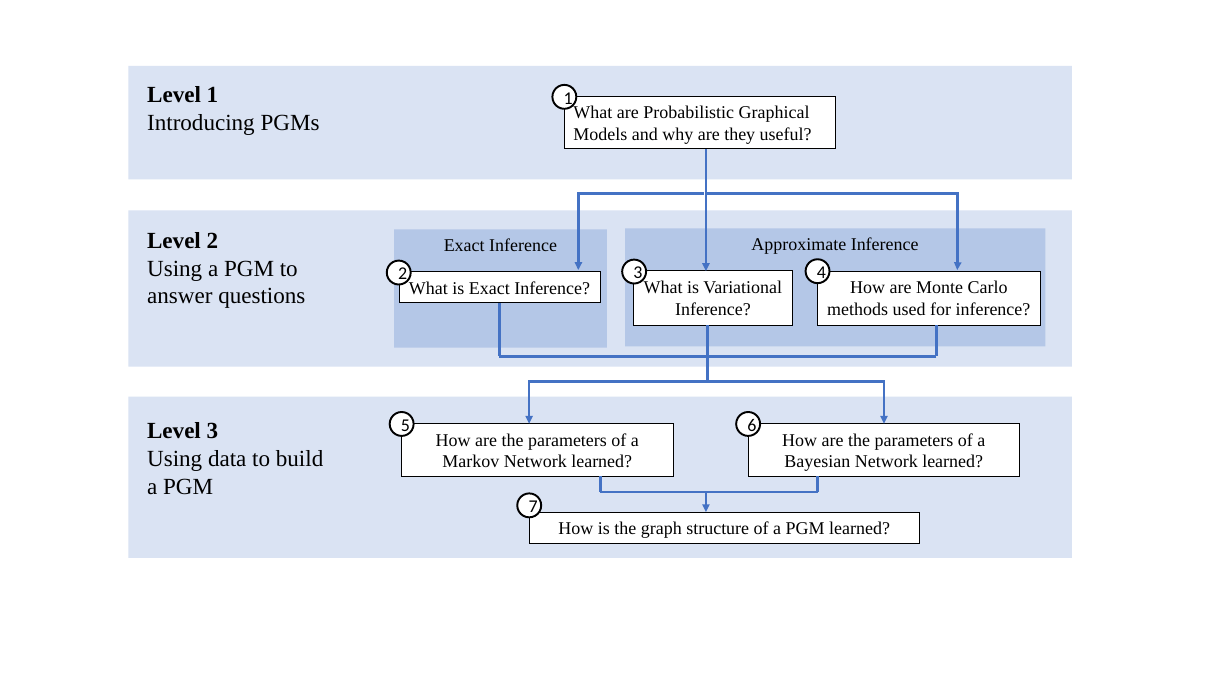
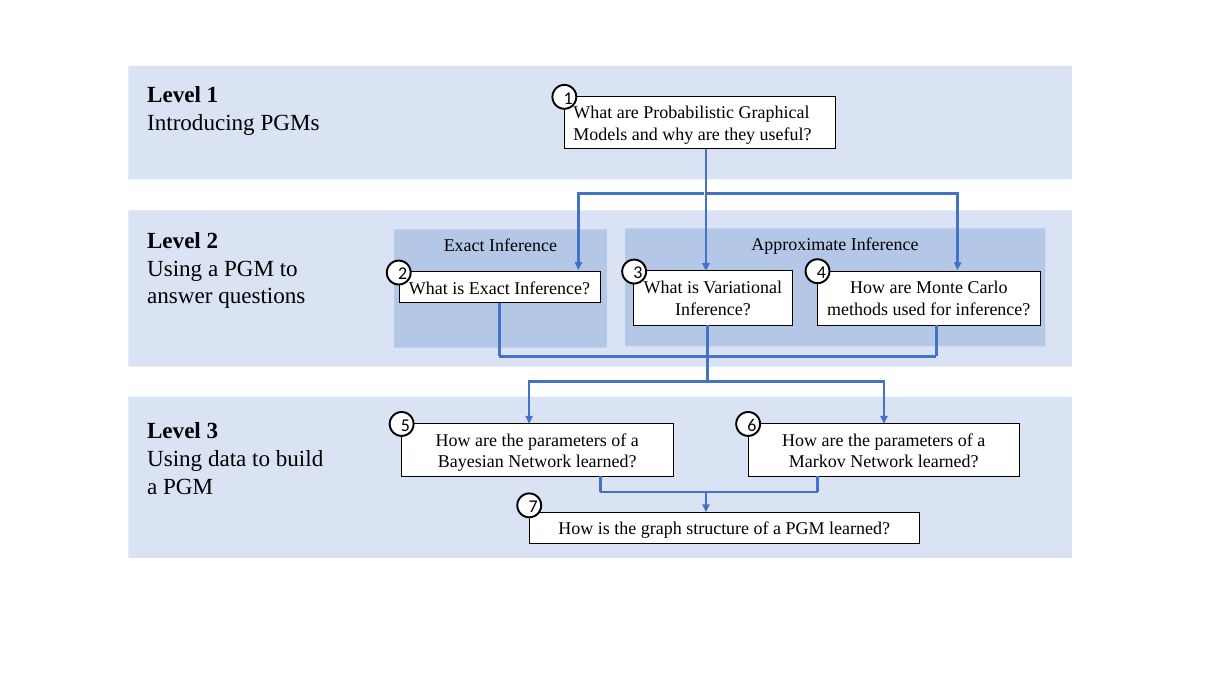
Before and after one commit to Duane321/QuoraNotebooks, a slide deck: slide 1 of ProbabilisticGraphicalModels/AnswerStructure.pptx. Drawn at 1232x693 pixels with LibreOffice and Linux fonts; fonts in the diff are those of the drawing. Boxes give left, top, right and bottom in pixels: in the first picture for what was removed or moved away, otherwise in the second. Text is boxed around its words. In the diff, an @@ line names an element or a change of style, - is before the commit and + after.

```diff
--- a/ProbabilisticGraphicalModels/AnswerStructure.pptx
+++ b/ProbabilisticGraphicalModels/AnswerStructure.pptx
@@ text in rectangle at (436,433,639,471): text changed @@
-How are the parameters of a Markov Network learned?
+How are the parameters of a Bayesian Network learned?
@@ text in rectangle at (782,433,985,467): text changed @@
-How are the parameters of a Bayesian Network learned?
+How are the parameters of a Markov Network learned?
```
Also in this commit, not shown: 20 other files.
